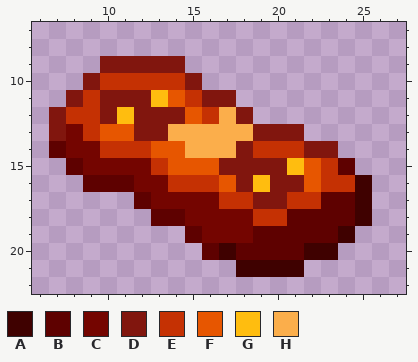
Pixel-art sprite: Resources/Textures/SS220/Objects/Consumable/Food/tomato.rsi/cutlet-tomato.png. This is how it looked before the edit.
The file is 32x32 pixels. Shown: x 6..27, y 7..22.
Palette (. is transparent): A #3f0100  B #5e0100  C #740500  D #81160e  E #c53103  F #e75600  G #ffbd0f  H #fbae4b
The same view after the edit:
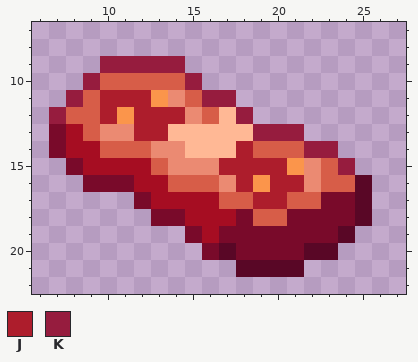
Colours new in this view: J #ad1d2c  K #961c3e
The edit:
Colour A changes from #3f0100 to #590726.
Colour B changes from #5e0100 to #790a2a.
Colour C changes from #740500 to #a60d22.
Colour E changes from #c53103 to #d75d48.
Colour F changes from #e75600 to #eb8a72.
Colour G changes from #ffbd0f to #fb954b.
Colour H changes from #fbae4b to #ffb895.
Colour C becomes colour B in row 18 at x 18; in row 19 at x 17 to 18.
Colour D becomes colour B in row 13 at x 7.
Colour D becomes colour J in row 11 at x 10 to 12; in row 12 at x 10 and 12 to 14; in row 13 at x 12 to 13; in row 14 at x 18; in row 15 at x 17 to 20; in row 16 at x 18 and 20 to 21.
Colour D becomes colour J in row 17 at x 19 to 20.
Colour B becomes colour K in row 15 at x 24.
Colour D becomes colour K in row 9 at x 10 to 14; in row 10 at x 9 and 15; in row 11 at x 8 and 16 to 17; in row 12 at x 7 and 18; in row 13 at x 19 to 21; in row 14 at x 22 to 23.
